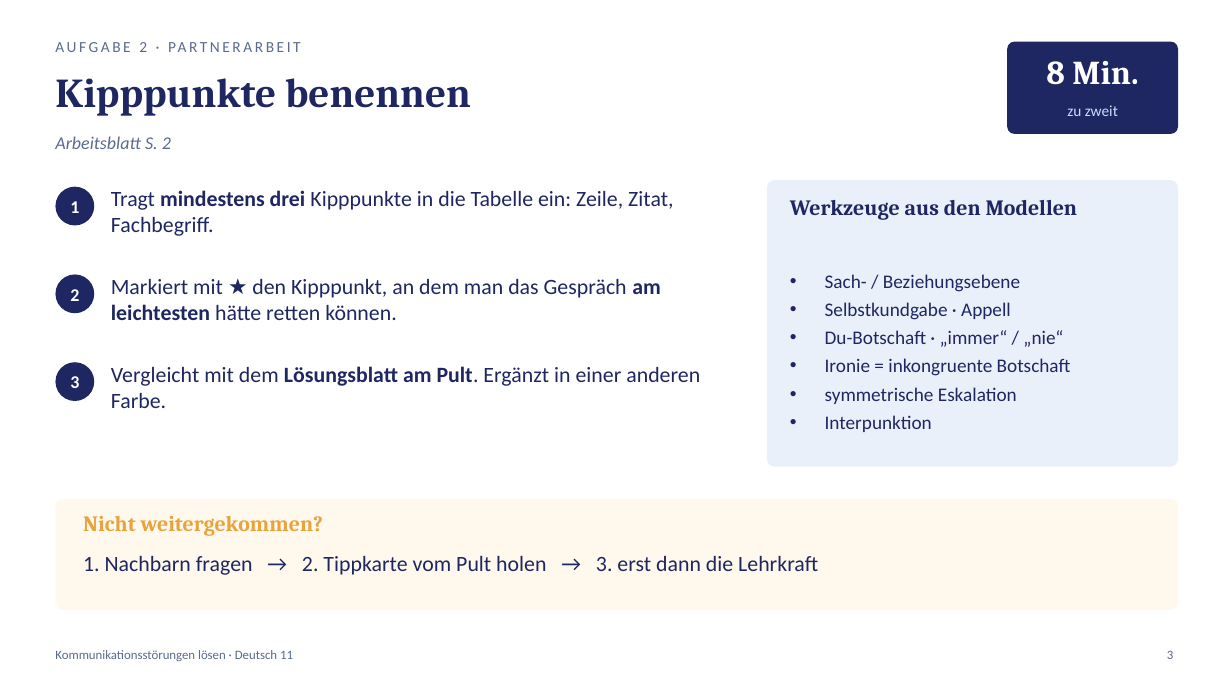
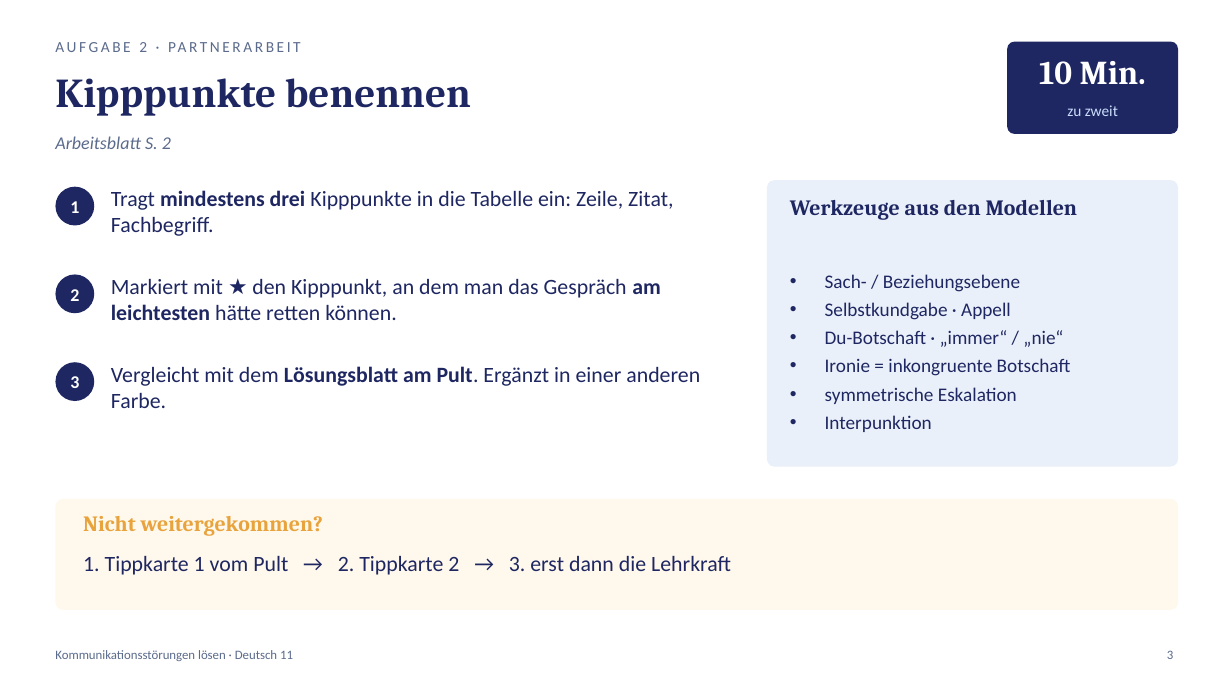
Before and after one commit to golzkonstantin-gif/Schule, a slide deck: slide 3 of Deutsch_11/Kommunikationsstoerungen_loesen/Praesentation_Kommunikationsstoerungen_loesen.pptx. Drawn at 1232x693 pixels with LibreOffice and Linux fonts; fonts in the diff are those of the drawing. Boxes give left, top, right and bottom in pixels: in the first picture for what was removed or moved away, otherwise in the second. Text is boxed around its words. In the diff, an @@ line names an element or a change of style, - is before the commit and + after.

```diff
--- a/Deutsch_11/Kommunikationsstoerungen_loesen/Praesentation_Kommunikationsstoerungen_loesen.pptx
+++ b/Deutsch_11/Kommunikationsstoerungen_loesen/Praesentation_Kommunikationsstoerungen_loesen.pptx
@@ text at [1039, 61, 1146, 85]: text changed @@
-8 Min.
+10 Min.
@@ text at [83, 556, 731, 575]: text changed @@
-1. Nachbarn fragen → 2. Tippkarte vom Pult holen → 3. erst dann die Lehrkraft
+1. Tippkarte 1 vom Pult → 2. Tippkarte 2 → 3. erst dann die Lehrkraft
```
Also in this commit, not shown: 5 other slides changed, 8 other files.
